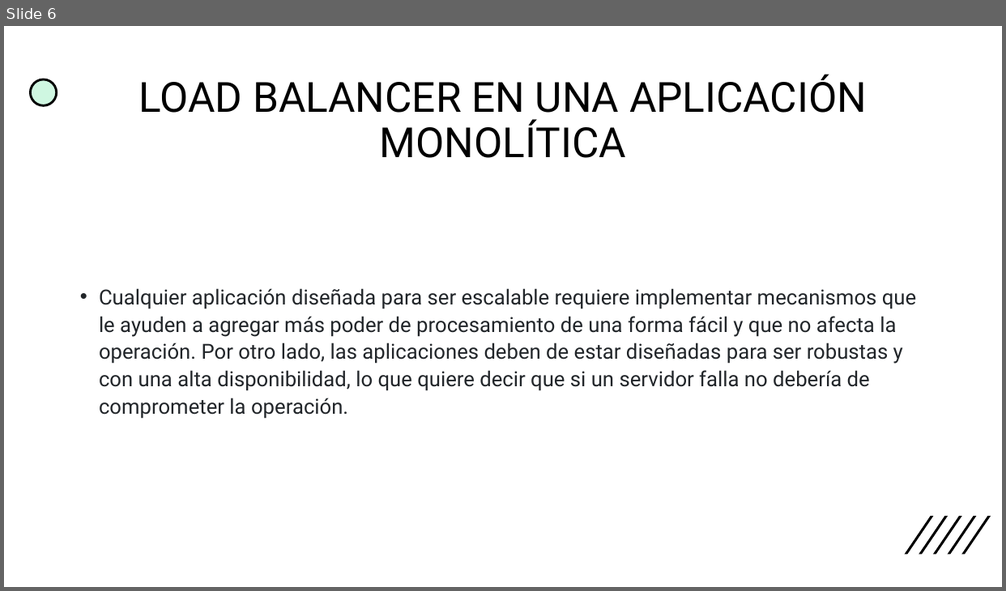
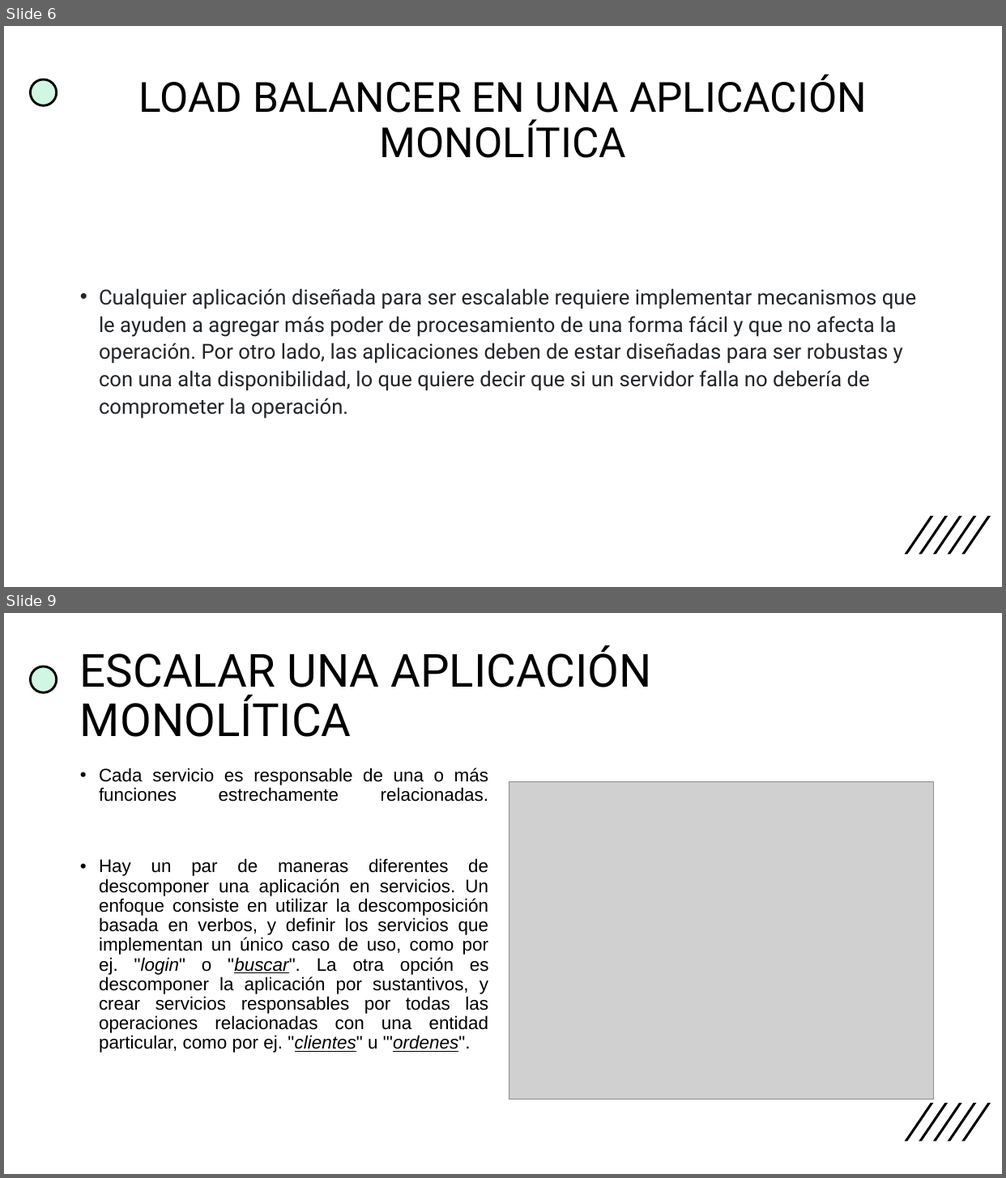
Before and after one commit to Davidjuajinoy/Caso-estudio-tarea-GRUPO-3, a slide deck: infografia/EJERCICIO expo.pptx. Shown one above the other, each under a label of ours: slide 6 before the commit, slides 6 and 9 after it; the slides between them are not shown. The pictures are 1006x591 and 1006x1178 pixels, drawn with LibreOffice and Linux fonts; fonts in the diff are those of the drawing; grey boxes stand for pictures. Boxes give left, top, right and bottom in pixels: in the first picture for what was removed or moved away, otherwise in the second. Text is boxed around its words. In the diff, an @@ line names an element or a change of style, - is before the commit and + after.

```diff
--- a/infografia/EJERCICIO expo.pptx
+++ b/infografia/EJERCICIO expo.pptx
@@ slide 9 added at (x1=4, y1=613, x2=1002, y2=1174), background #FFFFFF; not listed: 6 template elements that a slide beside it also shows @@
@@ title added at (x1=80, y1=645, x2=652, y2=737), 44 pt, text #000000 @@
+ESCALAR UNA APLICACIÓN MONOLÍTICA
@@ text added at (x1=99, y1=768, x2=489, y2=1053), 17.5 pt, text #000000 @@
+• Cada servicio es responsable de una o más funciones estrechamente relacionadas.
+• Hay un par de maneras diferentes de descomponer una aplicación en servicios. Un enfoque consiste en utilizar la descomposición basada en verbos, y definir los servicios que implementan un único caso de uso, como por ej. "login" o "buscar". La otra opción es descomponer la aplicación por sustantivos, y crear servicios responsables por todas las operaciones relacionadas con una entidad particular, como por ej. "clientes" u "'ordenes".
@@ picture added at (x1=509, y1=781, x2=934, y2=1100) @@
```
Also in this commit, not shown: 1 slide changed, 1 other slide added.
